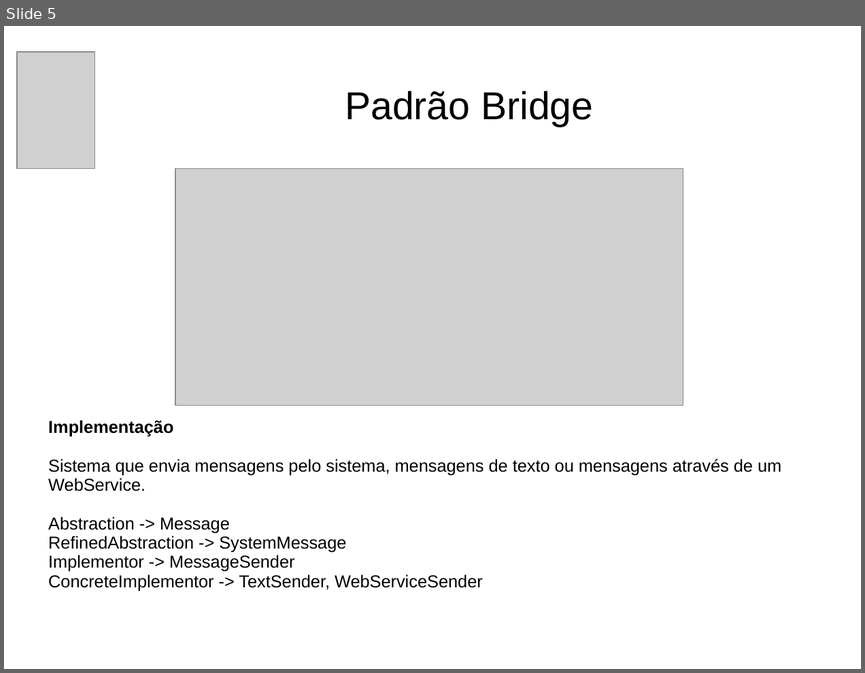
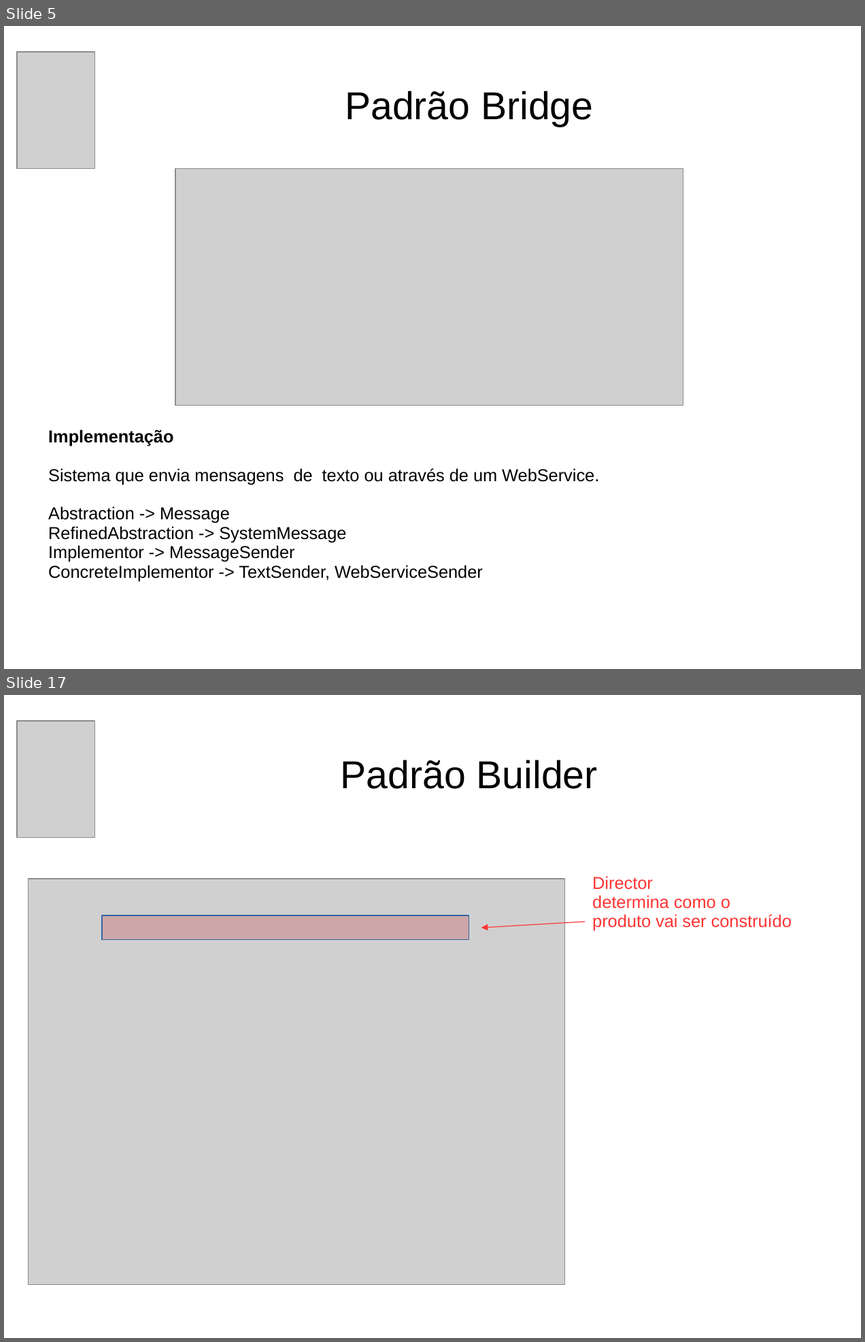
Before and after one commit to andrePfeiffer/Padroes, a slide deck: arquivos/Apresentação PSI.ppt. Shown one above the other, each under a label of ours: slide 5 before the commit, slides 5 and 17 after it; the slides between them are not shown. The pictures are 865x673 and 865x1342 pixels, drawn with LibreOffice and Linux fonts; fonts in the diff are those of the drawing; grey boxes stand for pictures; background and template pictures are left out. Boxes give left, top, right and bottom in pixels: in the first picture for what was removed or moved away, otherwise in the second. Text is boxed around its words. In the diff, an @@ line names an element or a change of style, - is before the commit and + after.

```diff
--- a/arquivos/Apresentação PSI.ppt
+++ b/arquivos/Apresentação PSI.ppt
@@ slide 17 added at box(4, 695, 861, 1338), background #FFFFFF @@
@@ picture added at box(17, 721, 96, 837) @@
@@ title added at box(341, 760, 598, 789), 36 pt, text #000000 @@
+Padrão Builder
@@ text added at box(592, 876, 791, 931), 16 pt, text #FF3333 @@
+Director
+determina como o
+produto vai ser construído
@@ picture added at box(28, 879, 564, 1285) @@
@@ rectangle added at box(102, 916, 469, 940), fill #C5000B at 20% opacity, outline #3465A4 0.74 pt @@
@@ arrow added from (585, 921) to (481, 928), #FF3333 0.74 pt @@
@@ slide 5 changed as well @@
@@ subtitle "Implementação": place and size @@
-subtitle "Implementação" at box(48, 420, 781, 590)
+subtitle "Implementação" at box(48, 429, 599, 581)
@@ subtitle at box(48, 468, 599, 484): text changed @@
-Sistema que envia mensagens pelo sistema, mensagens de texto ou mensagens através de um WebService.
+Sistema que envia mensagens de texto ou através de um WebService.
```
Also in this commit, not shown: 13 other slides added, 3 other files.
